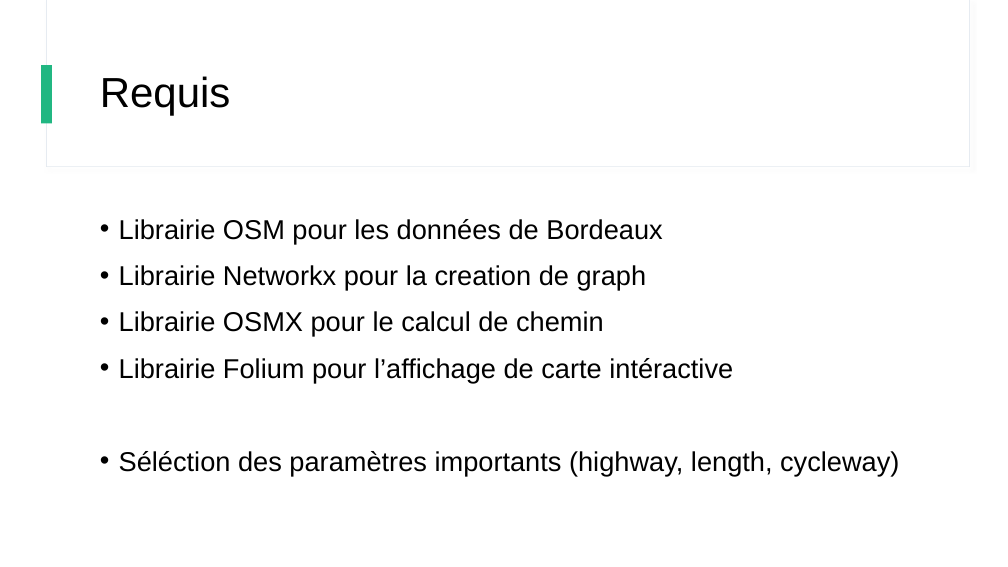
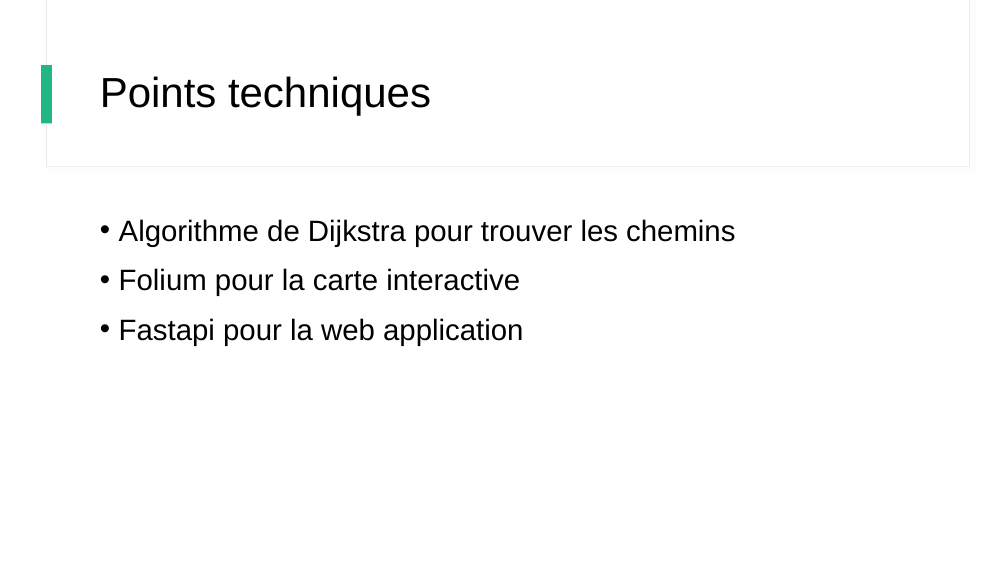
Before and after one commit to leo-grandmorcel/cyclist-bordeaux-routing, a slide deck: slide 8 of shortpres.pptx (slide 2 before the commit). Drawn at 1008x567 pixels with LibreOffice and Linux fonts; fonts in the diff are those of the drawing. Boxes give left, top, right and bottom in pixels: in the first picture for what was removed or moved away, otherwise in the second. Text is boxed around its words. In the diff, an @@ line names an element or a change of style, - is before the commit and + after.

```diff
--- a/shortpres.pptx
+++ b/shortpres.pptx
@@ title at <box>100,76,431,116</box>: text changed @@
-Requis
+Points techniques
@@ text at <box>119,219,735,346</box>: text changed; size 25.9 to 28 pt @@
-• Librairie OSM pour les données de Bordeaux
-• Librairie Networkx pour la creation de graph
-• Librairie OSMX pour le calcul de chemin
-• Librairie Folium pour l’affichage de carte intéractive
-• Séléction des paramètres importants (highway, length, cycleway)
+• Algorithme de Dijkstra pour trouver les chemins
+• Folium pour la carte interactive
+• Fastapi pour la web application
```
Also in this commit, not shown: 2 other slides changed, 6 slides added, 2 slides removed, 1 other file.
